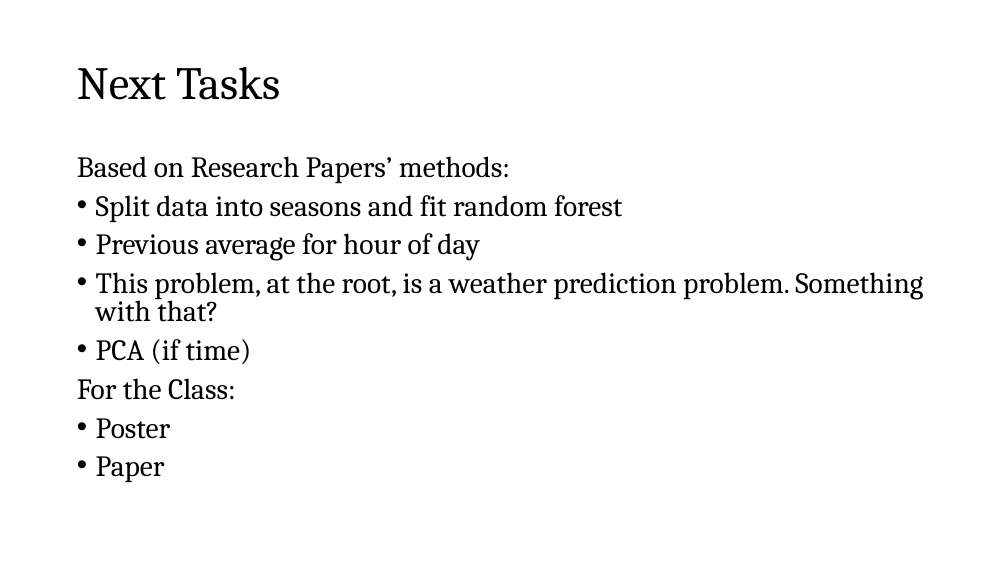
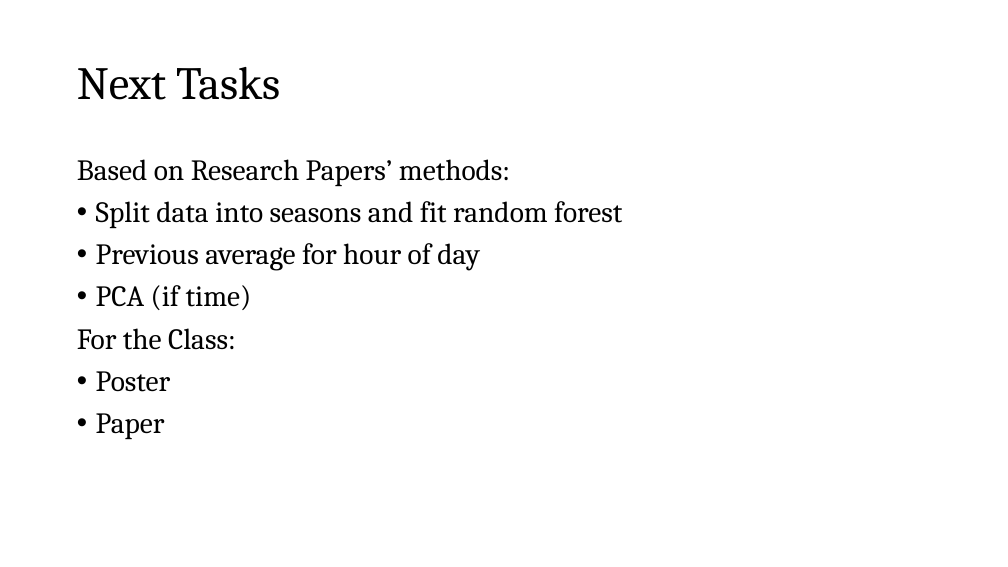
Before and after one commit to bradley-p/Solar_Energy_Forecasting, a slide deck: slide 10 of Reports:Notes/Midterm Presentation.pptx. Drawn at 1008x567 pixels with LibreOffice and Linux fonts; fonts in the diff are those of the drawing. Boxes give left, top, right and bottom in pixels: in the first picture for what was removed or moved away, otherwise in the second. Text is boxed around its words. In the diff, an @@ line names an element or a change of style, - is before the commit and + after.

Commit message:
Bug Fix in data_curating

```diff
--- a/Reports:Notes/Midterm Presentation.pptx
+++ b/Reports:Notes/Midterm Presentation.pptx
@@ text "Based on Research Papers’ methods:" at <box>77,159,622,440</box>: line spacing 0.8 to 0.9 @@
@@ text at <box>96,272,923,322</box>: paragraph removed @@
-• This problem, at the root, is a weather prediction problem. Something with that?
```
Also in this commit, not shown: 1 other slide changed, 1 slide added, 8 other files.
